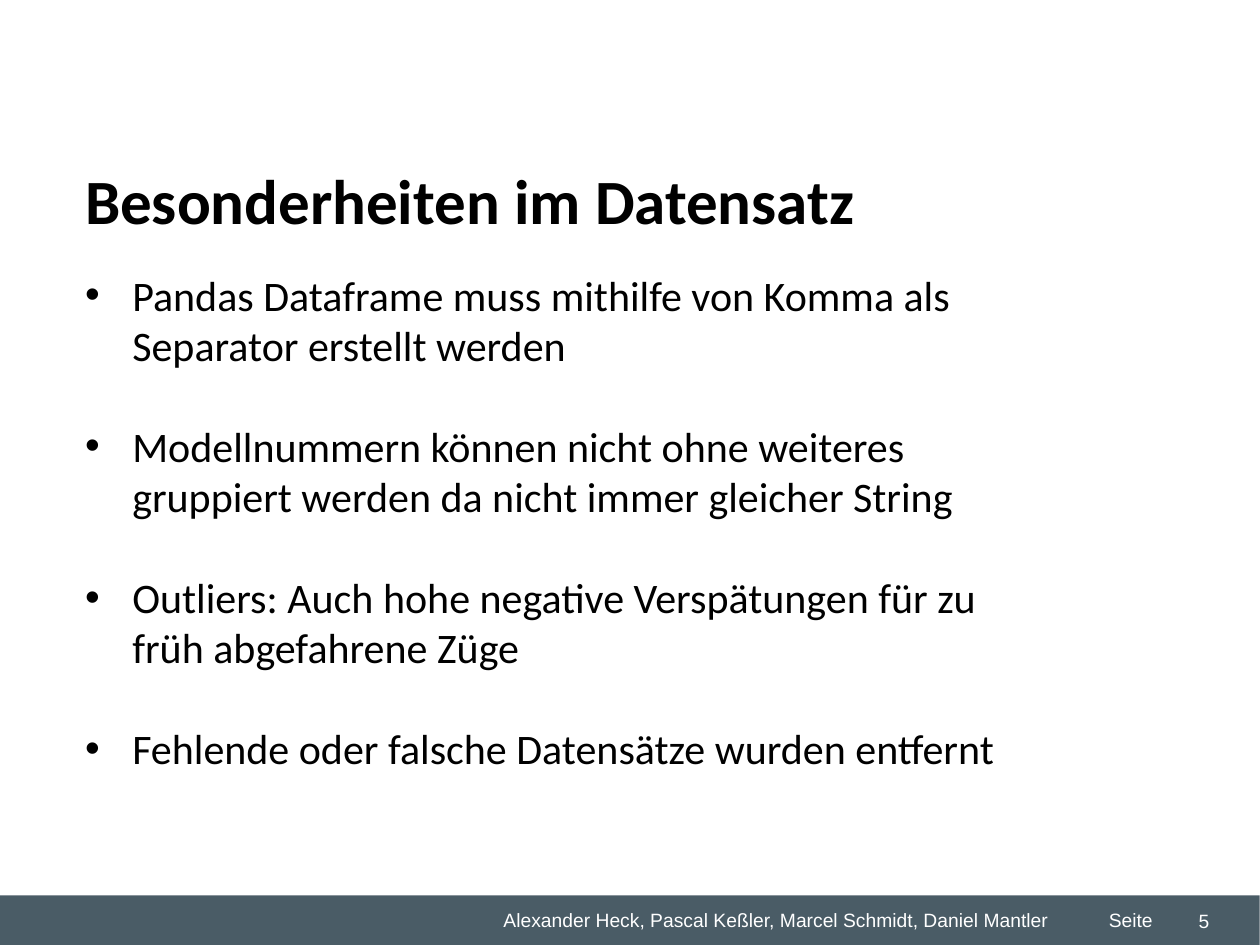
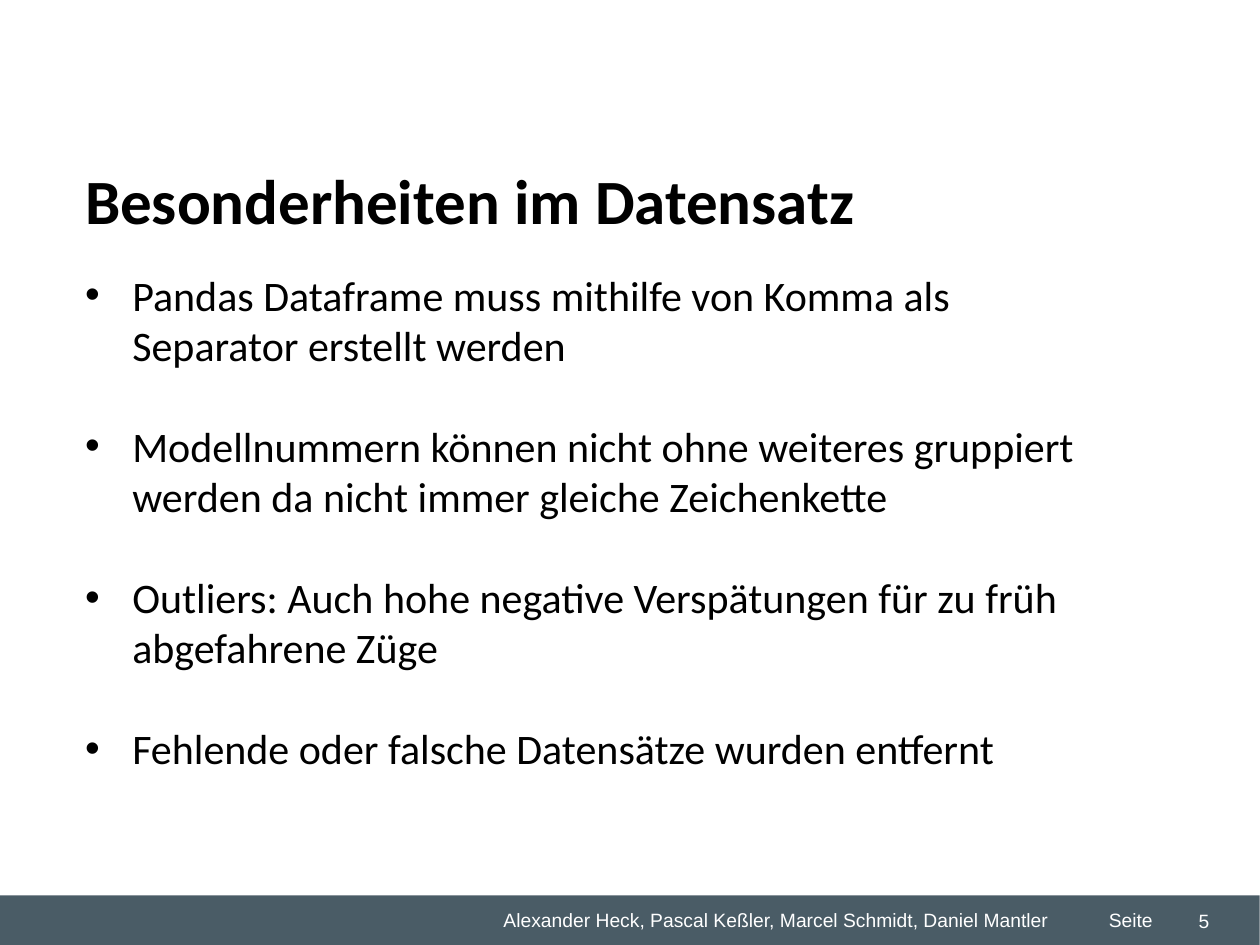
Before and after one commit to dmntlr/predictiveproject, a slide deck: slide 5 of Desktop/Studium/5. Semester/Predictive Analytics/Gruppenarbeit/WZ2 Predicitve Analytics Übung.ppt. Drawn at 1260x945 pixels with LibreOffice and Linux fonts; fonts in the diff are those of the drawing; background and template pictures are left out. Boxes give left, top, right and bottom in pixels: in the first picture for what was removed or moved away, otherwise in the second. Text is boxed around its words. In the diff, an @@ line names an element or a change of style, - is before the commit and + after.

```diff
--- a/Desktop/Studium/5. Semester/Predictive Analytics/Gruppenarbeit/WZ2 Predicitve Analytics Übung.ppt
+++ b/Desktop/Studium/5. Semester/Predictive Analytics/Gruppenarbeit/WZ2 Predicitve Analytics Übung.ppt
@@ text at bbox=[132, 432, 1074, 520]: text changed @@
-• Modellnummern können nicht ohne weiteres gruppiert werden da nicht immer gleicher String
+• Modellnummern können nicht ohne weiteres gruppiert werden da nicht immer gleiche Zeichenkette
```
Also in this commit, not shown: 3 other slides changed, 1 other file.
